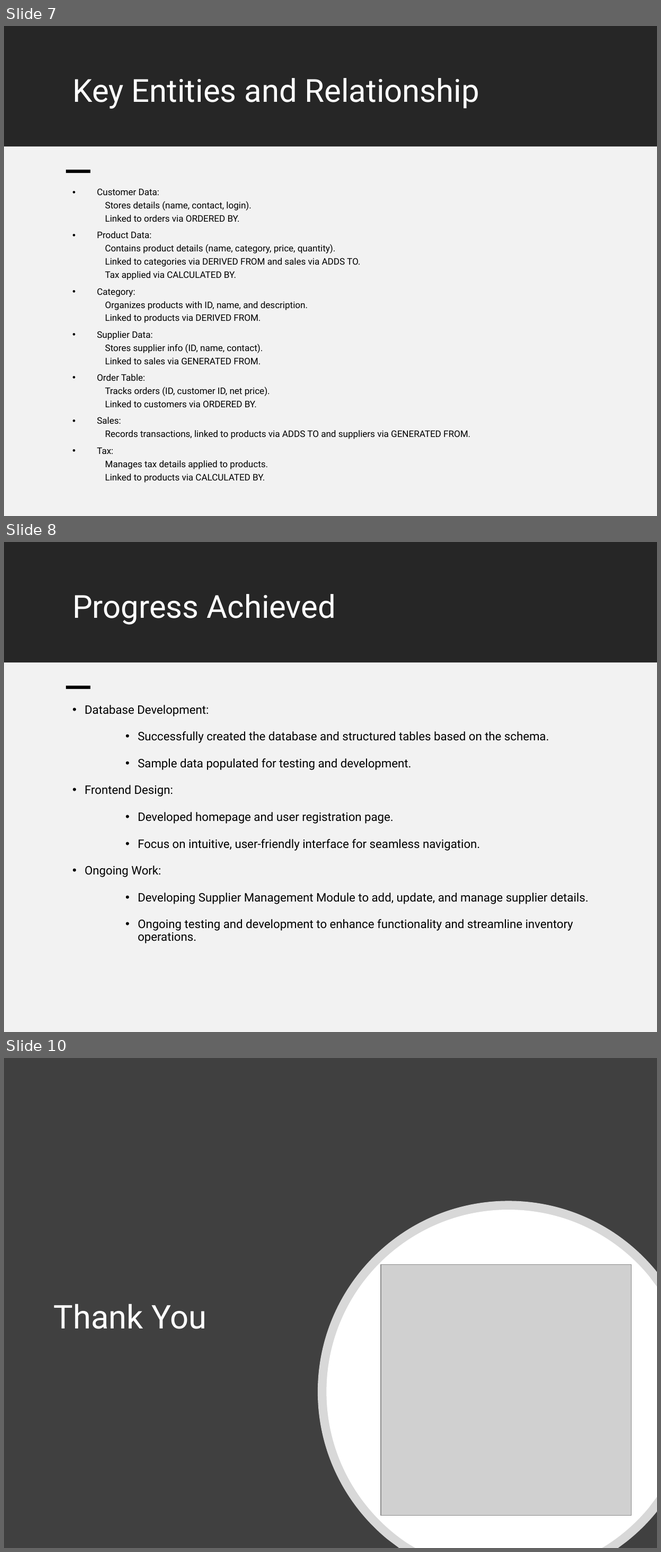
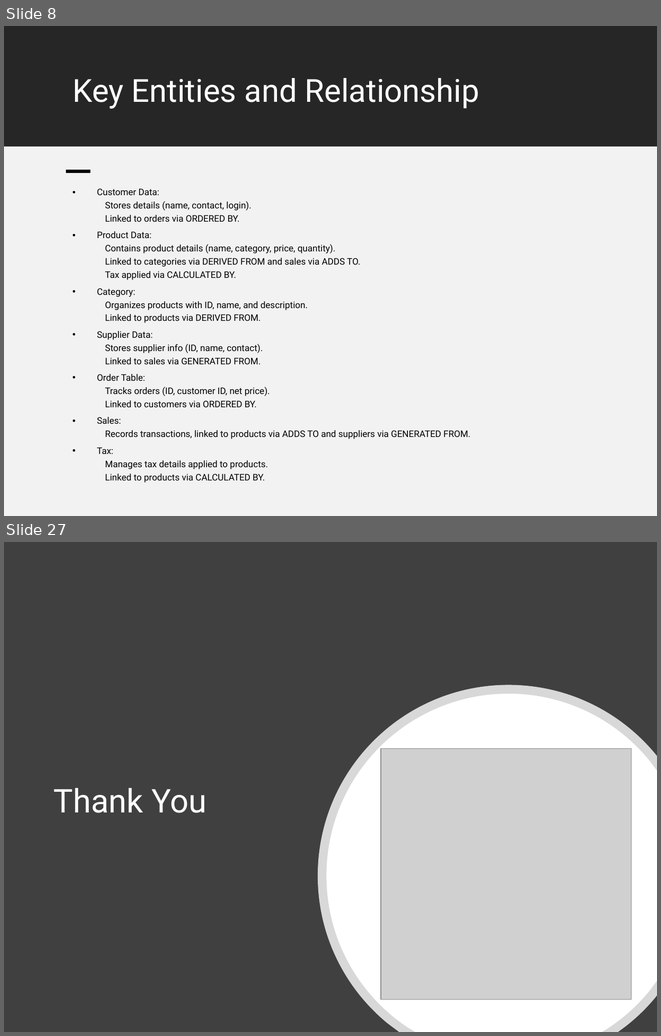
Before and after one commit to justvarma/Inventory_managment, a slide deck: Resources/dbms_presentation.pptx. Shown one above the other, each under a label of ours: slides 7, 8 and 10 before the commit, slides 8 and 27 after it; the slides between them are not shown. The pictures are 661x1552 and 661x1036 pixels, drawn with LibreOffice and Linux fonts; fonts in the diff are those of the drawing; grey boxes stand for pictures. Boxes give left, top, right and bottom in pixels: in the first picture for what was removed or moved away, otherwise in the second. Text is boxed around its words. In the diff, an @@ line names an element or a change of style, - is before the commit and + after.

```diff
--- a/Resources/dbms_presentation.pptx
+++ b/Resources/dbms_presentation.pptx
@@ slide 8 removed at (4, 542, 657, 1032), background #FFFFFF @@
@@ rectangle removed at (4, 542, 657, 662) @@
@@ title removed at (72, 594, 336, 625) @@
-Progress Achieved
@@ rectangle removed at (4, 663, 657, 1032) @@
@@ rectangle removed at (66, 686, 90, 689) @@
@@ text removed at (85, 705, 589, 943) @@
-• Database Development:
-• Successfully created the database and structured tables based on the schema.
-• Sample data populated for testing and development.
-• Frontend Design:
-• Developed homepage and user registration page.
-• Focus on intuitive, user-friendly interface for seamless navigation.
-• Ongoing Work:
-• Developing Supplier Management Module to add, update, and manage supplier details.
-• Ongoing testing and development to enhance functionality and streamline inventory operations.
@@ what was slide 7 is now slide 8 @@
@@ what was slide 10 is now slide 27 @@
```
Also in this commit, not shown: 2 slides changed, 18 slides added, 1 other file.
